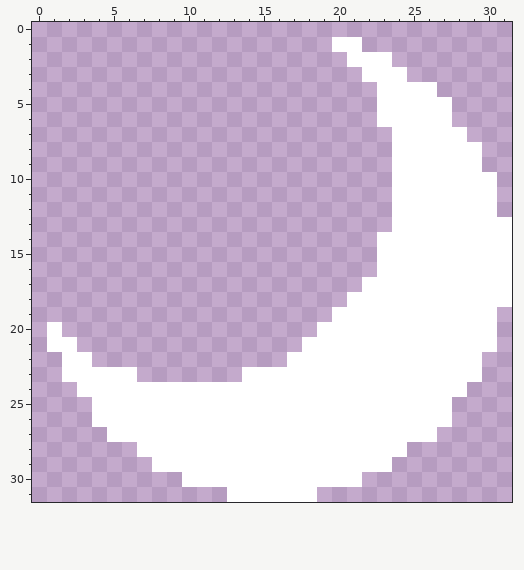
A pixel-art file gets an edit: static/images/moon.aseprite. The picture above was drawn from the file before the commit.
32x32 pixels, 1 frame.
Once edited:
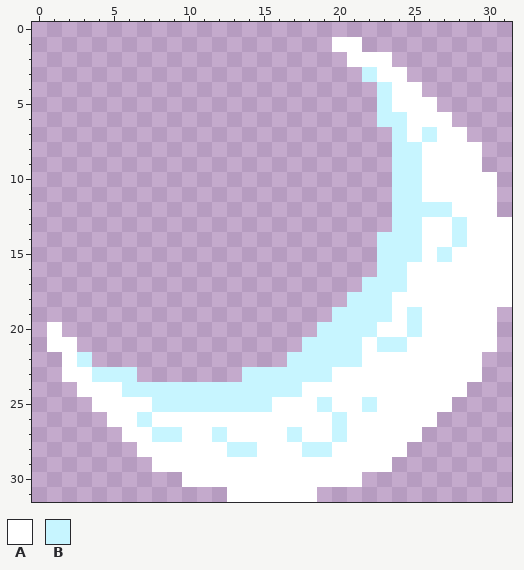
Palette (. is transparent): A #ffffff  B #c7f5ff
Change:
{"y":3,"x":22,"old":"A","new":"B"}
{"y":4,"x":23,"old":"A","new":"B"}
{"y":4,"x":26,"old":"A","new":"."}
{"y":5,"x":23,"old":"A","new":"B"}
{"y":5,"x":27,"old":"A","new":"."}
{"y":6,"x":23,"old":"AA","new":"BB"}
{"y":7,"x":24,"old":"A","new":"B"}
{"y":7,"x":26,"old":"A","new":"B"}
{"y":8,"x":24,"old":"AA","new":"BB"}
{"y":9,"x":24,"old":"AA","new":"BB"}
{"y":10,"x":24,"old":"AA","new":"BB"}
{"y":11,"x":24,"old":"AA","new":"BB"}
{"y":12,"x":24,"old":"AAAA","new":"BBBB"}
{"y":13,"x":24,"old":"AA","new":"BB"}
{"y":13,"x":28,"old":"A","new":"B"}
{"y":14,"x":23,"old":"AAA","new":"BBB"}
{"y":14,"x":28,"old":"A","new":"B"}
{"y":15,"x":23,"old":"AAA","new":"BBB"}
{"y":15,"x":27,"old":"A","new":"B"}
{"y":16,"x":23,"old":"AA","new":"BB"}
{"y":17,"x":22,"old":"AAA","new":"BBB"}
{"y":18,"x":21,"old":"AAA","new":"BBB"}
{"y":19,"x":20,"old":"AAAA","new":"BBBB"}
{"y":19,"x":25,"old":"A","new":"B"}
{"y":20,"x":19,"old":"AAAA","new":"BBBB"}
{"y":20,"x":25,"old":"A","new":"B"}
{"y":21,"x":18,"old":"AAAA","new":"BBBB"}
{"y":21,"x":23,"old":"AA","new":"BB"}
{"y":22,"x":3,"old":"A","new":"B"}
{"y":22,"x":17,"old":"AAAAA","new":"BBBBB"}
{"y":23,"x":4,"old":"AAA","new":"BBB"}
{"y":23,"x":14,"old":"AAAAAA","new":"BBBBBB"}
{"y":24,"x":6,"old":"AAAAAAAAAAAA","new":"BBBBBBBBBBBB"}
{"y":25,"x":8,"old":"AAAAAAAA","new":"BBBBBBBB"}
{"y":25,"x":19,"old":"A","new":"B"}
{"y":25,"x":22,"old":"A","new":"B"}
{"y":26,"x":4,"old":"A","new":"."}
{"y":26,"x":7,"old":"A","new":"B"}
{"y":26,"x":20,"old":"A","new":"B"}
{"y":26,"x":27,"old":"A","new":"."}
{"y":27,"x":5,"old":"A","new":"."}
{"y":27,"x":8,"old":"AA","new":"BB"}
{"y":27,"x":12,"old":"A","new":"B"}
{"y":27,"x":17,"old":"A","new":"B"}
{"y":27,"x":20,"old":"A","new":"B"}
{"y":27,"x":26,"old":"A","new":"."}
{"y":28,"x":13,"old":"AA","new":"BB"}
{"y":28,"x":18,"old":"AA","new":"BB"}
{"label":"changed","picture_box":[77,67,467,457]}
